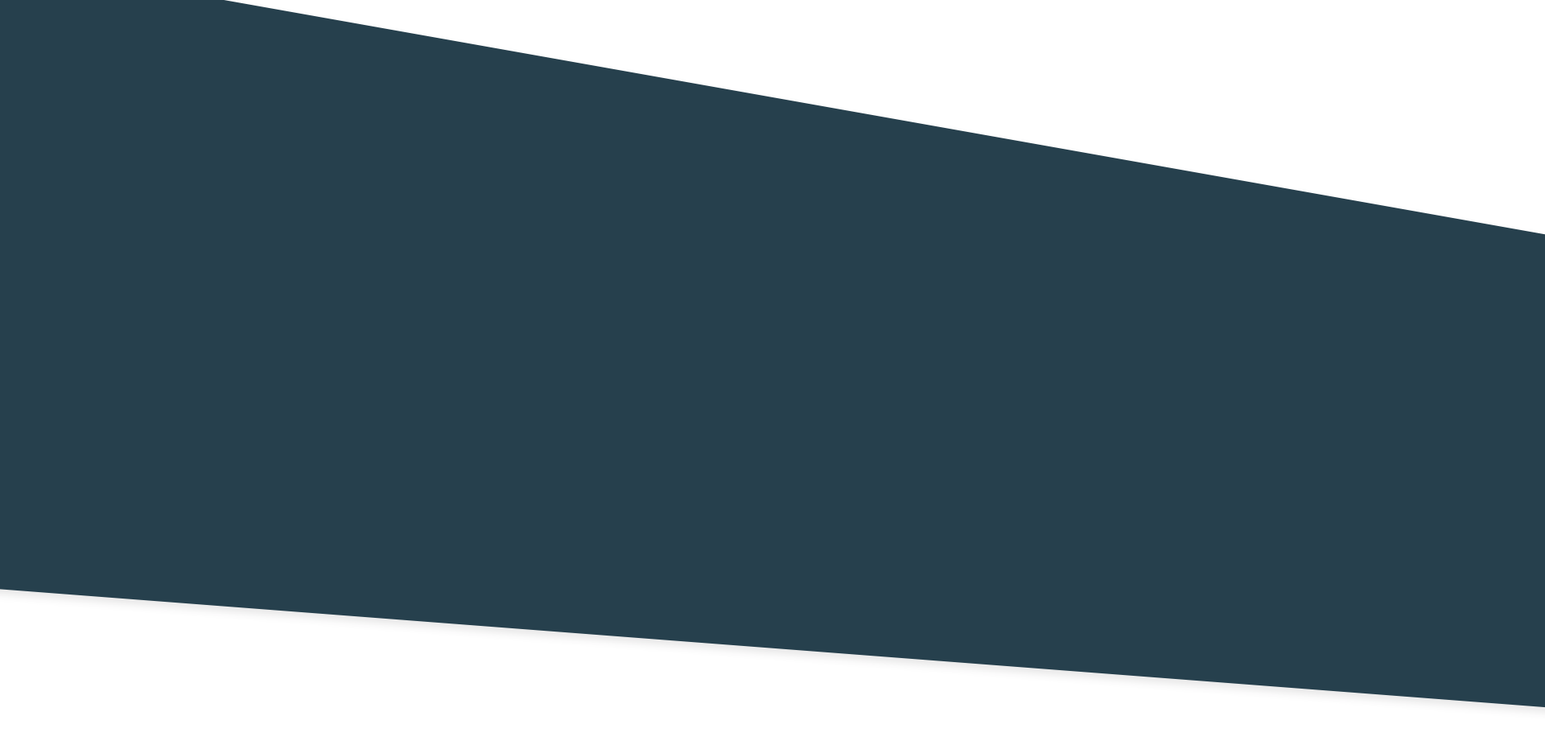
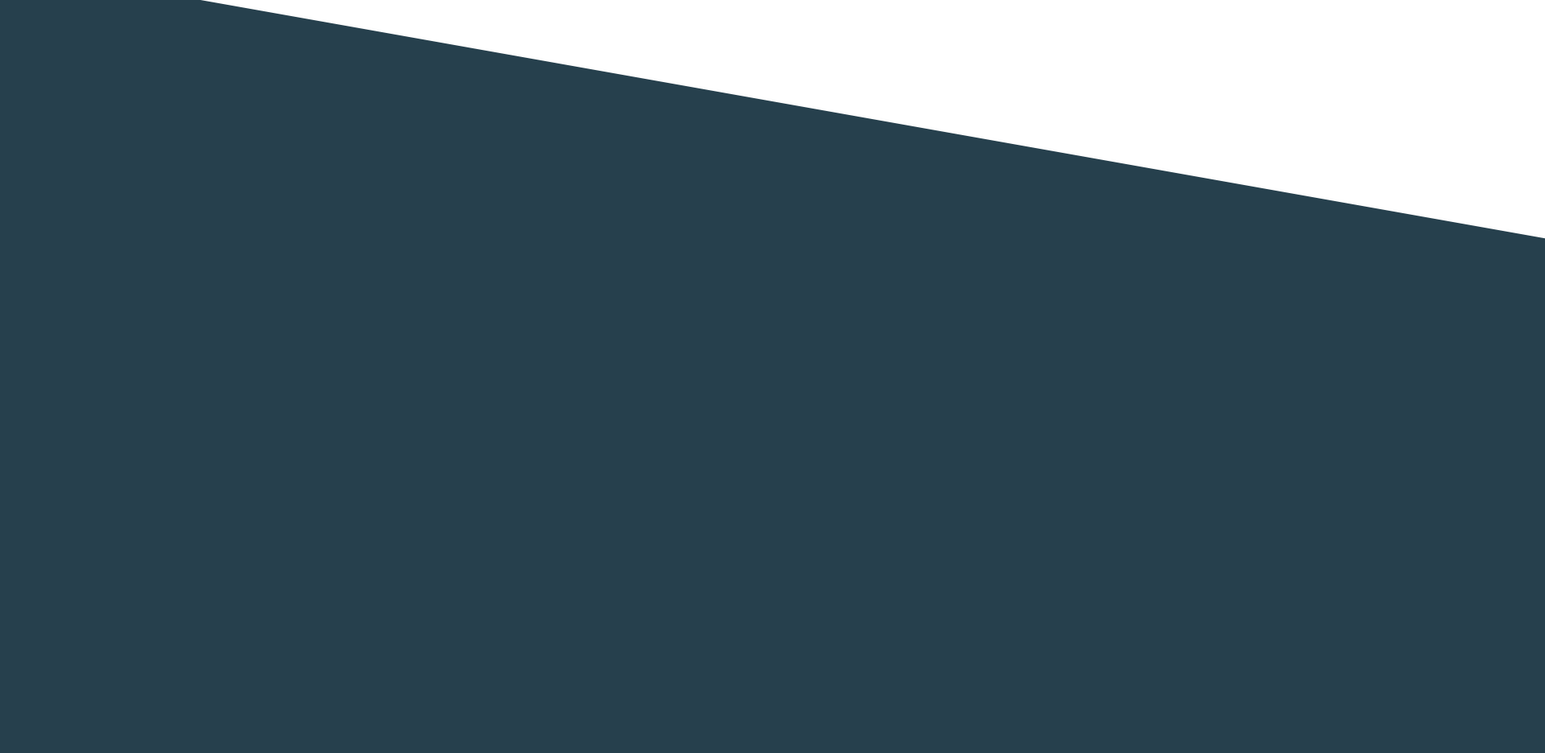
The second 1545 × 753 image is a revision of the first. Changes to its layers:
added layer "Vector Smart Object" (1st of 2) above "Vector Smart Object" over box(0, 0, 1545, 753)
hid "Vector Smart Object" (2nd of 2) over box(0, 0, 1545, 720)
